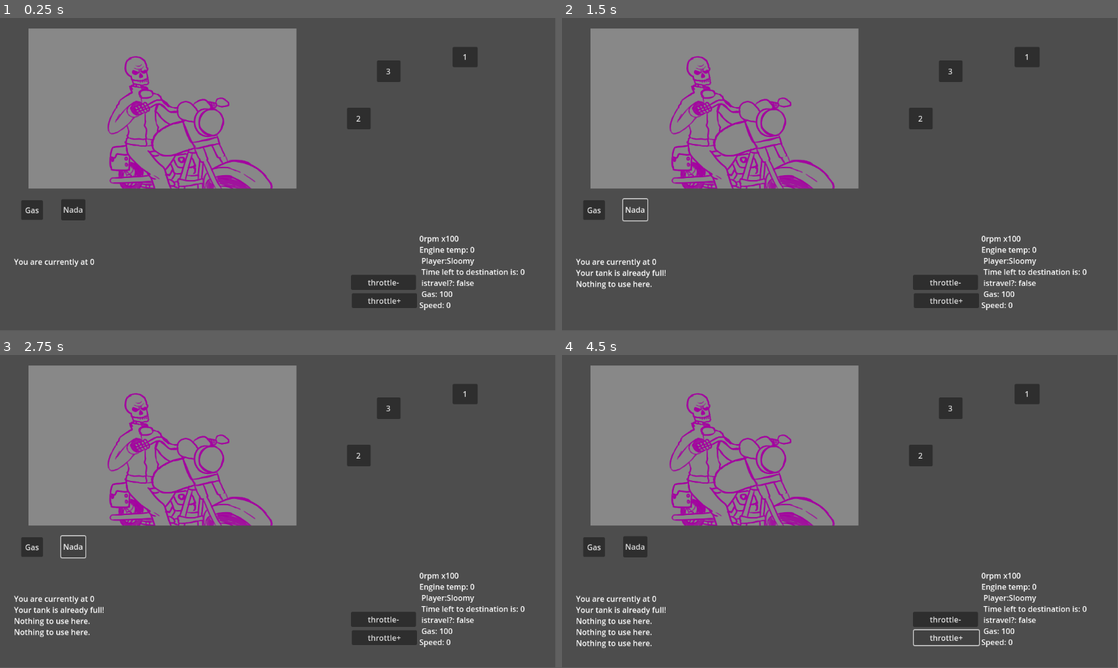
Above: before the commit, frames 1-4 (two rows, left to right).
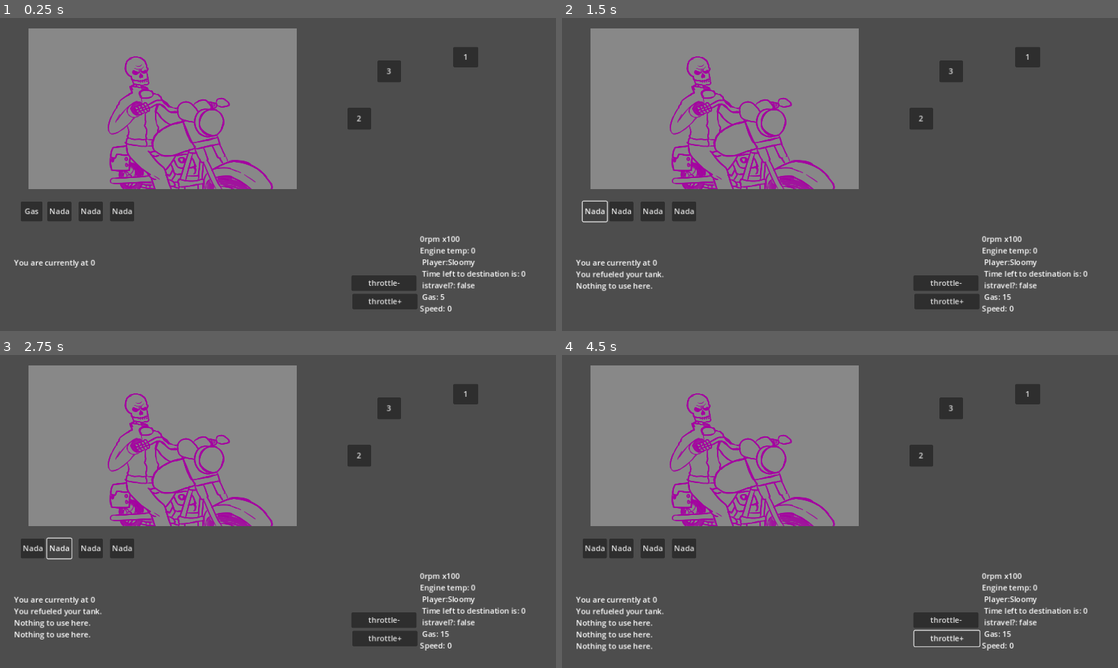
Above: after the commit, the same moments.

Repository: sloomy-chan/road-trip
Game: Godot game, scene res://main.tscn
Same seed, same stepped clock (60 frames per second), same inputs: the game is played once before the commit and once after it.
Inputs:
- Up to frame 1 (0.25 s): no input
- Up to frame 2 (1.5 s): click "Gas" at 0.5 s; click "Nada" at 1.25 s
- Up to frame 3 (2.75 s): click "Nada" at 2 s
- Up to frame 4 (4.5 s): click "throttle-" at 2.75 s; click "Nada" at 3.5 s; click "throttle+" at 4.25 s
The window is 799x449 before the commit and 800x450 after it. Grey fills any space a smaller window leaves; there, only what the larger window draws over its background counts as a difference.

The runs differ from the first frame. In frame 1, 3.3% of the frame differs, in the area x 2-95%, y 3-95%; in frame 2, 3.8%; in frame 3, 3.9%; in frame 4, 4.4%.

Commit message:
Implementação do fail state de gasolina/Começo das cidades

Diff:
--- /dev/null
+++ b/city.gd
@@ -0,0 +1,6 @@
+extends Node2D
+@onready var player = get_node("root/main/PlayerManager")
+
+# Called every frame. 'delta' is the elapsed time since the previous frame.
+func _process(delta: float) -> void:
+	pass
--- /dev/null
+++ b/city.tscn
@@ -0,0 +1,6 @@
+[gd_scene load_steps=2 format=3 uid="uid://cuwogci2gi0mo"]
+
+[ext_resource type="Script" path="res://city.gd" id="1_80ju4"]
+
+[node name="city" type="Node2D"]
+script = ExtResource("1_80ju4")
--- a/inv.gd
+++ b/inv.gd
@@ -1,6 +1,6 @@
 extends Node2D
 
-@onready var inv = [$"1",$"2"]
+@onready var inv = [$"1",$"2",$"3",$"4"]
 @export var itemNmbr = 1
 
 func _add_item():
--- a/inv.tscn
+++ b/inv.tscn
@@ -7,16 +7,34 @@
 script = ExtResource("1_0st73")
 
 [node name="1" type="Button" parent="."]
-offset_left = 231.0
-offset_top = 282.0
-offset_right = 276.0
-offset_bottom = 323.0
+offset_left = 230.0
+offset_top = 284.0
+offset_right = 275.0
+offset_bottom = 325.0
+theme_override_font_sizes/font_size = 0
 script = ExtResource("2_uqry6")
 itemID = 1
 
 [node name="2" type="Button" parent="."]
-offset_left = 314.0
-offset_top = 280.0
-offset_right = 359.0
-offset_bottom = 324.0
+offset_left = 285.0
+offset_top = 284.0
+offset_right = 330.0
+offset_bottom = 325.0
+theme_override_font_sizes/font_size = 0
 script = ExtResource("2_uqry6")
+
+[node name="3" type="Button" parent="."]
+offset_left = 350.0
+offset_top = 284.0
+offset_right = 395.0
+offset_bottom = 325.0
+theme_override_font_sizes/font_size = 0
+script = ExtResource("2_uqry6")
+
+[node name="4" type="Button" parent="."]
+offset_left = 415.0
+offset_top = 284.0
+offset_right = 460.0
+offset_bottom = 325.0
+theme_override_font_sizes/font_size = 0
+script = ExtResource("2_uqry6")
--- a/main.tscn
+++ b/main.tscn
@@ -11,7 +11,7 @@
 [node name="PlayerManager" type="Node2D" parent="."]
 script = ExtResource("2_344h7")
 playerName = "Sloomy"
-bikeGas = 100
+bikeGas = 5
 
 [node name="inv" parent="." instance=ExtResource("2_v0nlm")]
 position = Vector2(-187, 96)
--- a/map/mapItem.gd
+++ b/map/mapItem.gd
@@ -16,11 +16,11 @@
 		player.nextPos = mapID
 		match mapID:
 			1:
-				player.timer += 100
+				player.timer += 670
 			2:
-				player.timer += 100
+				player.timer += 450
 			3:
-				player.timer += 300
+				player.timer += 690
 	if player.isTravel == false:
 		player.mess.add_text(str("\n You are currently headed to ", player.nextPos))
 	else:
--- a/project.godot
+++ b/project.godot
@@ -14,3 +14,8 @@
 run/main_scene="res://main.tscn"
 config/features=PackedStringArray("4.3", "Forward Plus")
 config/icon="res://sprites/icon.svg"
+
+[display]
+
+window/size/mode=3
+window/stretch/mode="canvas_items"
--- /dev/null
+++ b/store.tscn
@@ -0,0 +1,3 @@
+[gd_scene format=3 uid="uid://b73t4buxoqith"]
+
+[node name="store" type="Node2D"]
--- a/throttle control/buttonMan.gd
+++ b/throttle control/buttonMan.gd
@@ -8,7 +8,8 @@
 		button.pressed.connect(self._rpm_manager)
 
 func _rpm_manager() -> void:
-	if player.engRpm != 100 && type == 1:
-		player.engRpm += 10
-	else: if player.engRpm != 0 && type == 2:
-		player.engRpm += -10
+	if player.bikeGas > 0:
+		if player.engRpm != 100 && type == 1:
+			player.engRpm += 10
+		else: if player.engRpm != 0 && type == 2:
+			player.engRpm += -10
--- a/throttle control/player_manager.gd
+++ b/throttle control/player_manager.gd
@@ -7,12 +7,16 @@
 @export var engRpm = 0
 var isTravel = false
 var currPos = 0
+var mod: float #É o modificador de consumo de combustível
+var smod: float
 #timer se refere à distância de um lugar a outro
 var timer = 0
 var nextPos = 0
-var temp: float
+var temp = 0
+var event_timer = 10
+var eventNmbr = 10
+var speed_limit: float
 
-# Called every frame. 'delta' is the elapsed time since the previous frame.
 func _process(delta: float) -> void:
 	#Configura o texto das caixas de texto.
 	mess.set_text(str("\nYou are currently at ", currPos))
@@ -24,15 +28,31 @@
 	_speed_calc(delta)
 	_eng_temp(delta)
 
-	#Diz se o player tá viajando ou não
-	if timer <= 0.0:
+	#Diz se o player tá viajando ou não, e se ele tem gasosa
+	if bikeGas > 0:
+		if timer <= 0.0:
+			isTravel = false
+		else:
+			isTravel = true
+	else:
 		isTravel = false
-	else:
-		isTravel = true
 
 	#Desliga o motor fora de viagem
 	if isTravel == false:
 		engRpm = 0
+		mod = 0
+		smod = 0
+		event_timer = 10
+
+
+	#Gerencia a geração de eventos na caixa de texto
+	if isTravel == true && speed > 0:
+		event_timer -= 1 * delta
+	if isTravel == true && event_timer < 0:
+		event_timer += 10
+		eventNmbr = randi_range(0,5)
+		_event_generator()
+
 
 func _rpm_multi(delta):
 	if timer > 0.0 && bikeGas > 0:
@@ -40,10 +60,9 @@
 
 func _gas(delta):
 	if bikeGas > 0:
-		bikeGas -= (0.08 * ((engRpm) * 0.1)) * delta
+		bikeGas -= (0.08 * ((engRpm) * 0.1) + mod) * delta
 
 func _speed_calc(delta):
-	var speed_limit: float
 	match engRpm:
 		0:
 			if speed > 0:
@@ -69,12 +88,43 @@
 		100:
 			speed_limit = 130
 	if speed < speed_limit:
-		speed += (2 * (engRpm * 0.07)) * delta
+		speed += (2 * (engRpm * 0.07) + smod) * delta
 	else:
 		speed -= (3 + (engRpm *.03)) * delta
 
 func _eng_temp(delta):
-	if engRpm > 0:
+	if engRpm > 0 && temp < 15:
 		temp += (0.5 * (engRpm * 0.01)) * delta
 	if engRpm == 0 && temp > 0:
 		temp -= 0.05 * delta
+
+	match temp:
+		7:
+			mess.add_text(str("\nYour engine is in its ideal temperature."))
+			print("temp good")
+		11:
+			mess.add_text(str("\nYour engine is slightly hot"))
+			print("temp hot")
+		15.0:
+			mess.add_text(str("\nYour engine is overheating! Careful with the throttle!"))
+			print("OH SHITTT")
+
+func _event_generator():
+	match eventNmbr:
+		0:
+			mess.add_text(str("\nThe view is beautiful."))
+		1:
+			mess.add_text(str("\nYou can feel the wind in your clothes"))
+		2:
+			mess.add_text(str("\nHey :)"))
+		3:
+			mess.add_text(str("\nYou're currently going up a hill."))
+			mod = 0.3
+			engRpm -= 10
+		4:
+			mess.add_text(str("\nYour bike seems happy."))
+		5:
+			mess.add_text(str("\nYou're currently downhill."))
+			speed_limit += 30
+			smod = 1
+			engRpm += 10
